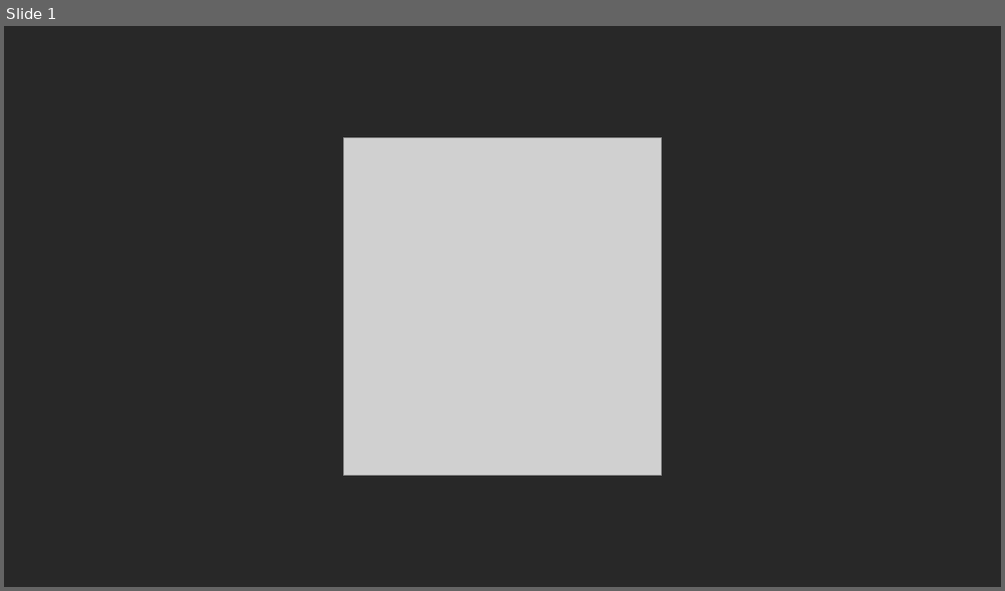
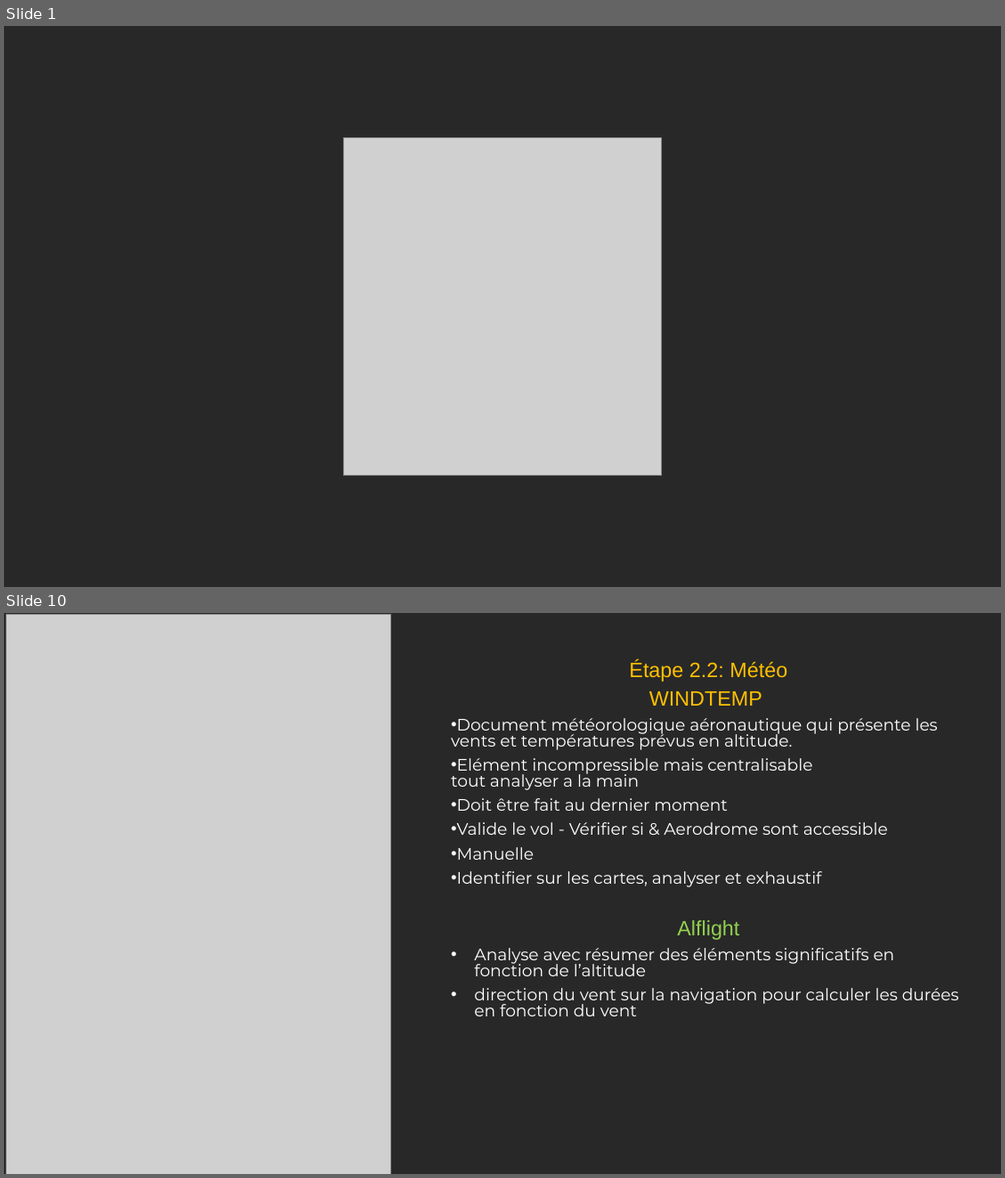
Before and after one commit to Ne0hermes/alflight, a slide deck: ALFlight_Presentation_Complete.pptx. Shown one above the other, each under a label of ours: slide 1 before the commit, slides 1 and 10 after it; the slides between them are not shown. The pictures are 1005x591 and 1005x1178 pixels, drawn with LibreOffice and Linux fonts; fonts in the diff are those of the drawing; grey boxes stand for pictures. Boxes give left, top, right and bottom in pixels: in the first picture for what was removed or moved away, otherwise in the second. Text is boxed around its words. In the diff, an @@ line names an element or a change of style, - is before the commit and + after.

```diff
--- a/ALFlight_Presentation_Complete.pptx
+++ b/ALFlight_Presentation_Complete.pptx
@@ slide 10 added at (4, 613, 1001, 1174), background #282828 @@
@@ picture added at (7, 614, 390, 1174) @@
@@ text added at (451, 660, 959, 1016), 16 pt, text #FFFFFF @@
+Étape 2.2: Météo
+WINDTEMP
+• Document météorologique aéronautique qui présente les vents et températures prévus en altitude.
+• Elément incompressible mais centralisable
+  tout analyser a la main
+• Doit être fait au dernier moment
+• Valide le vol - Vérifier si & Aerodrome sont accessible
+• Manuelle
+• Identifier sur les cartes, analyser et exhaustif
+Alflight
+• Analyse avec résumer des éléments significatifs en fonction de l’altitude
+• direction du vent sur la navigation pour calculer les durées en fonction du vent
```
Also in this commit, not shown: 29 slides changed, 4 other slides added, 1 slide removed, 34 other files.
